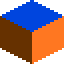
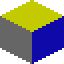
Layered file, before and after one edit (64x64). Changes by layer:
added group "yellow block" with 3 layers above "blue block" over (x1=0, y1=0, x2=64, y2=64)
added layer "Shape 3" (1st of 2, in "yellow block") in group "yellow block" over (x1=2, y1=0, x2=62, y2=32)
added layer "Shape 2" (1st of 2, in "yellow block") in group "yellow block" over (x1=32, y1=16, x2=64, y2=64)
added layer "Shape 1" (1st of 2, in "yellow block") in group "yellow block" over (x1=0, y1=16, x2=32, y2=64)
renamed "Group 1" to "blue block", hid the group it (3 layers) over (x1=0, y1=0, x2=64, y2=64)
painted on "Shape 3" (2nd of 2, in "blue block") over (x1=2, y1=0, x2=62, y2=32)
painted on "Shape 2" (2nd of 2, in "blue block") over (x1=32, y1=16, x2=64, y2=64)
painted on "Shape 1" (2nd of 2, in "blue block") over (x1=0, y1=16, x2=32, y2=64)
